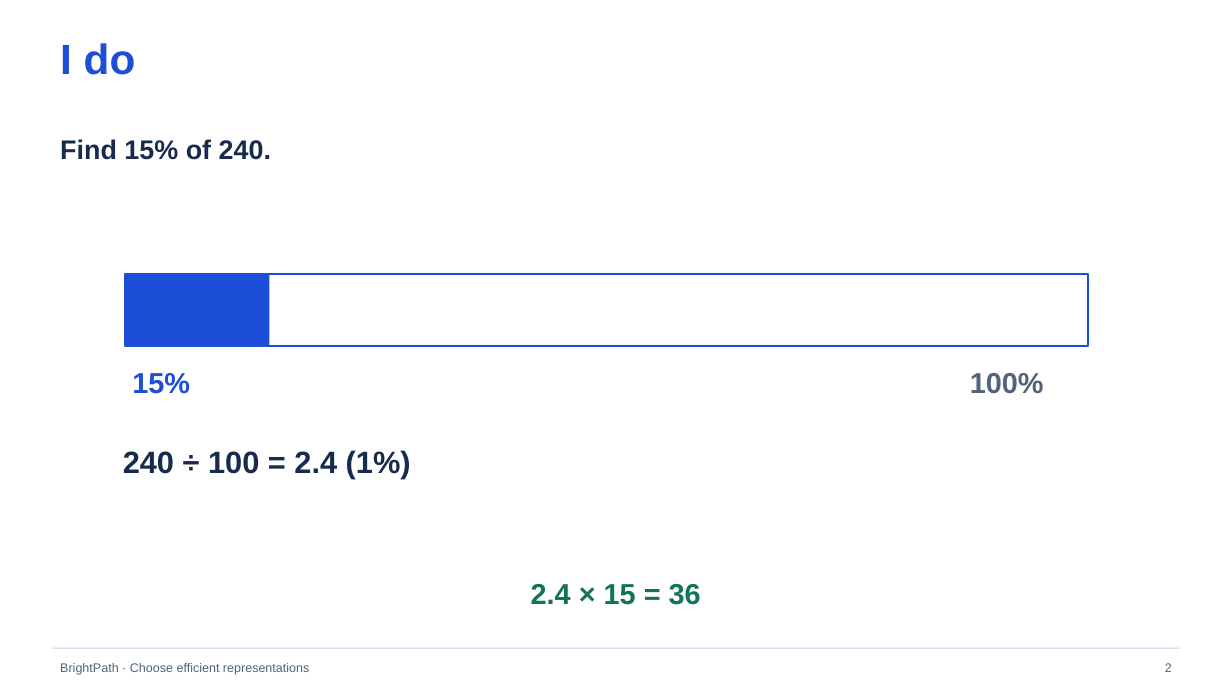
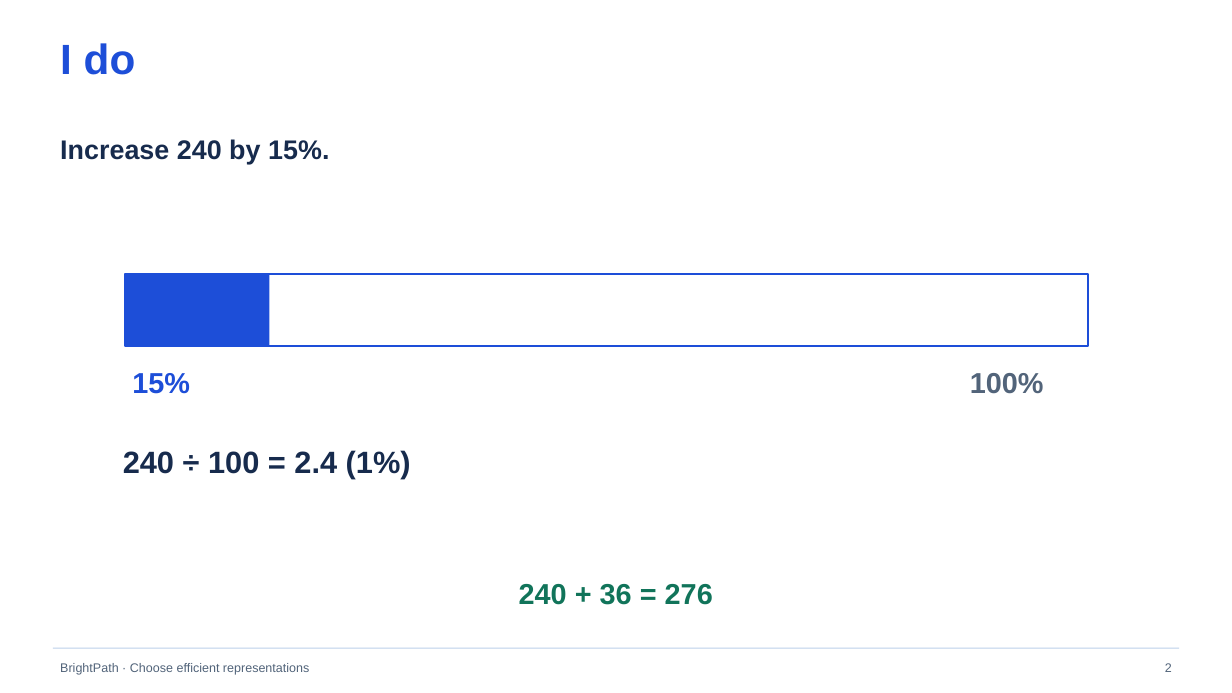
Before and after one commit to gauravawr/brightpath, a slide deck: slide 2 of public/lessons/year-6-maths/summer/week-29/choose-efficient-representations/teaching-powerpoint-v1.pptx. Drawn at 1232x693 pixels with LibreOffice and Linux fonts; fonts in the diff are those of the drawing. Boxes give left, top, right and bottom in pixels: in the first picture for what was removed or moved away, otherwise in the second. Text is boxed around its words. In the diff, an @@ line names an element or a change of style, - is before the commit and + after.

Commit message:
Show the increase step in linked percentage examples

```diff
--- a/public/lessons/year-6-maths/summer/week-29/choose-efficient-representations/teaching-powerpoint-v1.pptx
+++ b/public/lessons/year-6-maths/summer/week-29/choose-efficient-representations/teaching-powerpoint-v1.pptx
@@ text at box(60, 139, 329, 165): text changed @@
-Find 15% of 240.
+Increase 240 by 15%.
@@ text at box(519, 584, 713, 605): text changed @@
-2.4 × 15 = 36
+240 + 36 = 276
```
Also in this commit, not shown: 3 other slides changed, 7 other files.
